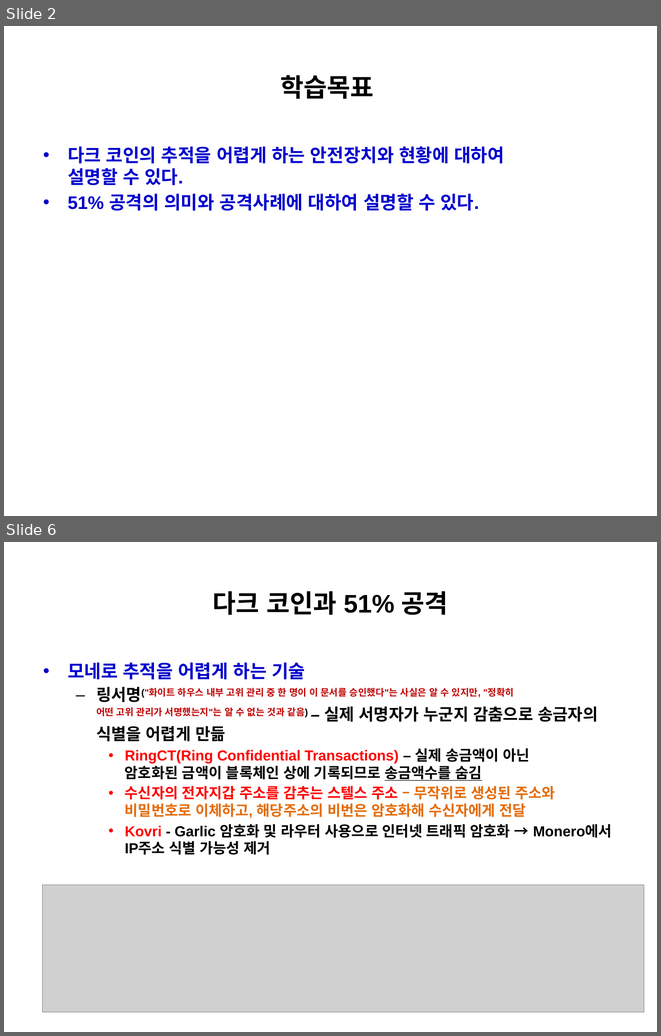
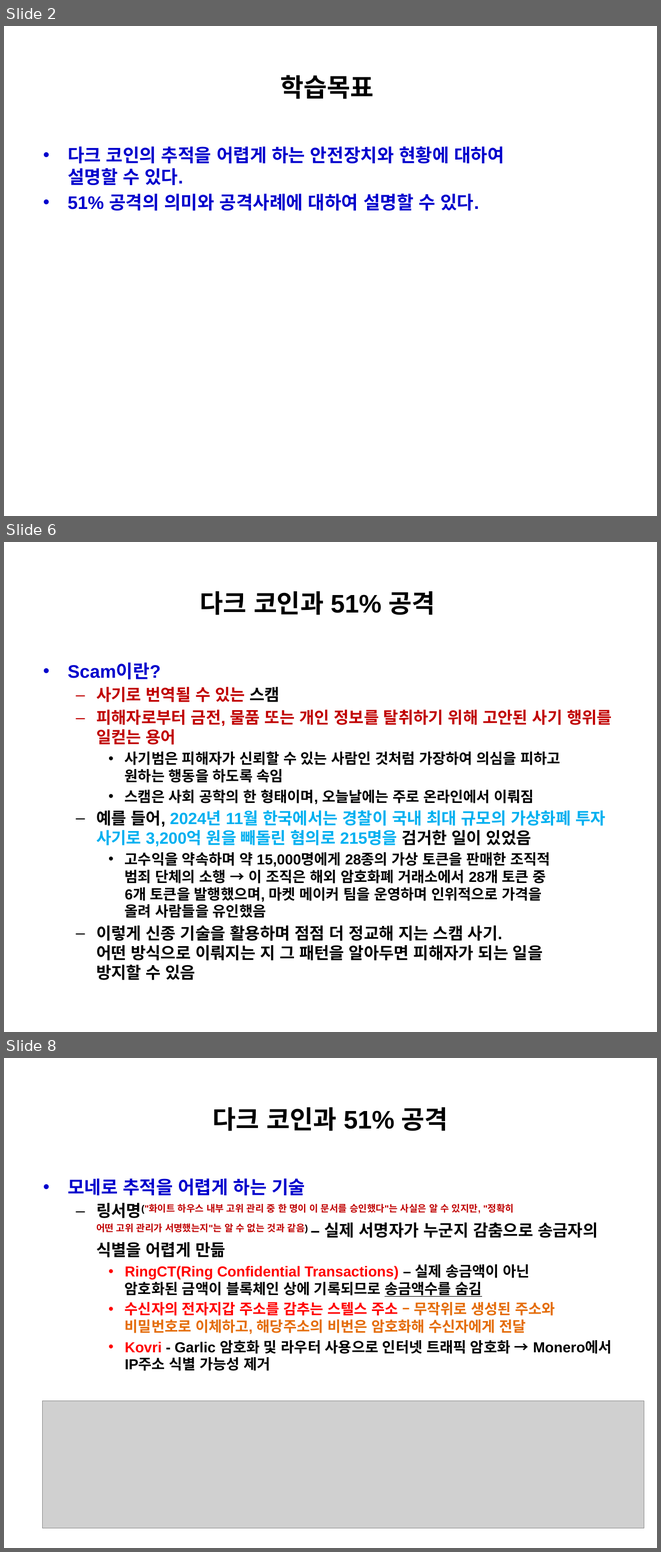
Before and after one commit to park-1927/course, a slide deck: 블록체인/2025-8-다크 코인과 51% 공격.pptx. Shown one above the other, each under a label of ours: slides 2 and 6 before the commit, slides 2, 6 and 8 after it; the slides between them are not shown. The pictures are 661x1036 and 661x1552 pixels, drawn with LibreOffice and Linux fonts; fonts in the diff are those of the drawing; grey boxes stand for pictures. Boxes give left, top, right and bottom in pixels: in the first picture for what was removed or moved away, otherwise in the second. Text is boxed around its words. In the diff, an @@ line names an element or a change of style, - is before the commit and + after.

```diff
--- a/블록체인/2025-8-다크 코인과 51% 공격.pptx
+++ b/블록체인/2025-8-다크 코인과 51% 공격.pptx
@@ slide 6 added at <box>4,542,657,1032</box>, background #FFFFFF @@
@@ title added at <box>200,591,435,615</box>, 28 pt, text #000000, bold @@
+다크 코인과 51% 공격
@@ text added at <box>68,663,612,980</box>, 16 pt, text #000000, bold @@
+• Scam이란?
+  – 사기로 번역될 수 있는 스캠
+  – 피해자로부터 금전, 물품 또는 개인 정보를 탈취하기 위해 고안된 사기 행위를 일컫는 용어
+    • 사기범은 피해자가 신뢰할 수 있는 사람인 것처럼 가장하여 의심을 피하고
+      원하는 행동을 하도록 속임
+    • 스캠은 사회 공학의 한 형태이며, 오늘날에는 주로 온라인에서 이뤄짐
+  – 예를 들어, 2024년 11월 한국에서는 경찰이 국내 최대 규모의 가상화폐 투자 사기로 3,200억 원을 빼돌린 혐의로 215명을 검거한 일이 있었음
+    • 고수익을 약속하며 약 15,000명에게 28종의 가상 토큰을 판매한 조직적
+      범죄 단체의 소행 → 이 조직은 해외 암호화폐 거래소에서 28개 토큰 중
+      6개 토큰을 발행했으며, 마켓 메이커 팀을 운영하며 인위적으로 가격을
+      올려 사람들을 유인했음
+  – 이렇게 신종 기술을 활용하며 점점 더 정교해 지는 스캠 사기.
+    어떤 방식으로 이뤄지는 지 그 패턴을 알아두면 피해자가 되는 일을
+    방지할 수 있음
@@ what was slide 6 is now slide 8 @@
```
Also in this commit, not shown: 4 slides changed, 1 other slide added, 1 other file.
